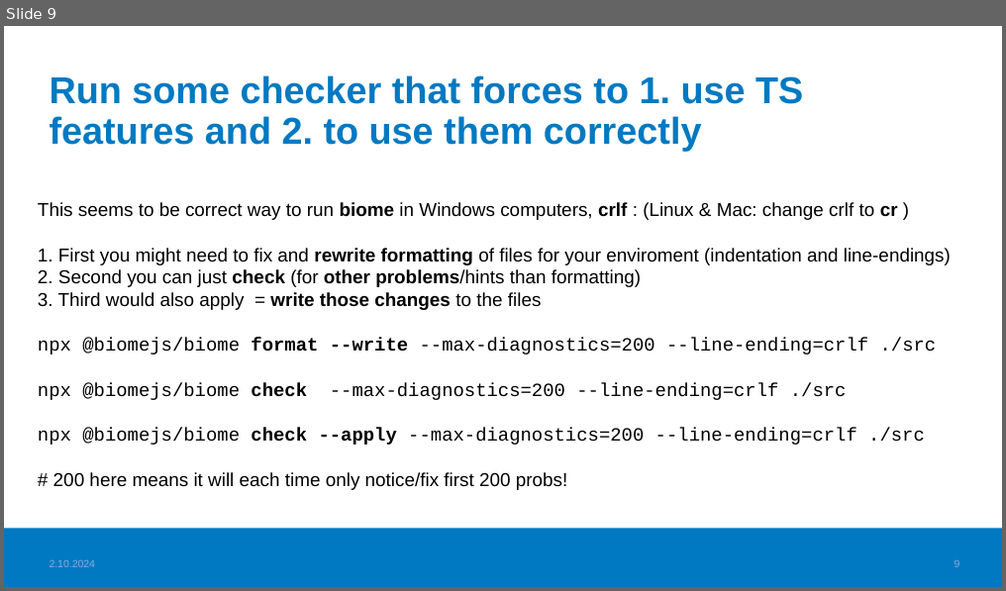
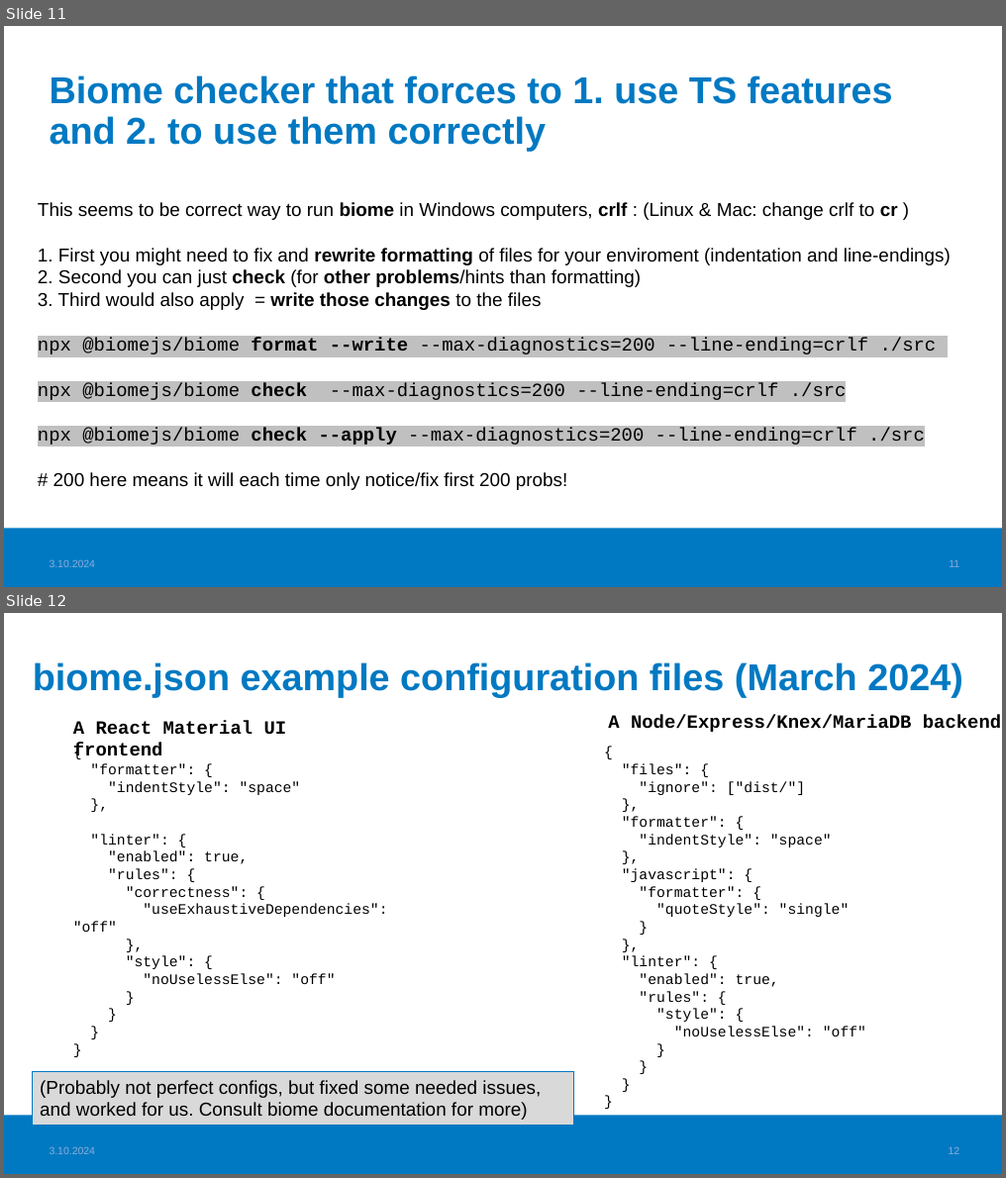
Before and after one commit to valju/JS_ES_Features, a slide deck: TS_basics/TypeScript_usage_understood.pptx. Shown one above the other, each under a label of ours: slide 9 before the commit, slides 11 and 12 after it. The pictures are 1006x591 and 1006x1178 pixels, drawn with LibreOffice and Linux fonts; fonts in the diff are those of the drawing; background and template pictures are left out. Boxes give left, top, right and bottom in pixels: in the first picture for what was removed or moved away, otherwise in the second. Text is boxed around its words. In the diff, an @@ line names an element or a change of style, - is before the commit and + after.

```diff
--- a/TS_basics/TypeScript_usage_understood.pptx
+++ b/TS_basics/TypeScript_usage_understood.pptx
@@ slide 12 added at <box>4,613,1002,1174</box>, background #FFFFFF; not listed: 1 template element that a slide beside it also shows @@
@@ title added at <box>33,663,963,698</box>, 36 pt, text #0079C2, bold @@
+biome.json example configuration files (March 2024)
@@ text added at <box>73,721,287,760</box>, 18 pt, text #000000, bold @@
+A React Material UI frontend
@@ text added at <box>608,714,1001,732</box>, 18 pt, text #000000, bold @@
+A Node/Express/Knex/MariaDB backend
@@ text added at <box>73,763,387,984</box>, 14 pt, text #000000 @@
+{
+"formatter": {
+"indentStyle": "space"
+},
+"linter": {
+"enabled": true,
+"rules": {
+"correctness": {
+"useExhaustiveDependencies": "off"
+},
+"style": {
+"noUselessElse": "off"
+}
+}
+}
+}
@@ text added at <box>622,763,866,1037</box>, 14 pt, text #000000 @@
+{
+"files": {
+"ignore": ["dist/"]
+},
+"formatter": {
+"indentStyle": "space"
+},
+"javascript": {
+"formatter": {
+"quoteStyle": "single"
+}
+},
+"linter": {
+"enabled": true,
+"rules": {
+"style": {
+"noUselessElse": "off"
+}
+}
+}
+}
@@ rectangle added at <box>33,1072,573,1125</box>, fill #D9D9D9, outline #0079C2 0.75 pt, 18 pt, text #000000 @@
+(Probably not perfect configs, but fixed some needed issues, and worked for us. Consult biome documentation for more)
@@ text added at <box>50,1147,96,1155</box>, 10 pt, text #8BADDC @@
+3.10.2024
@@ page number added at <box>948,1148,960,1155</box>, 10 pt, text #8BADDC @@
+12
@@ what was slide 9 is now slide 11 @@
@@ slide 11 changed as well @@
@@ title at <box>50,76,893,152</box>: text changed @@
-Run some checker that forces to 1. use TS features and 2. to use them correctly
+Biome checker that forces to 1. use TS features and 2. to use them correctly
@@ text at <box>38,338,937,445</box>: highlight none to #C0C0C0 in "npx @biomejs/biome format --write --max-diagnostics=200 --li ...", "npx @biomejs/biome check --max-diagnostics=200 --line-ending ...", "npx @biomejs/biome check --apply --max-diagnostics=200 --lin ..." @@
@@ page number at <box>948,561,959,568</box>: text changed @@
-9
+11
```
Also in this commit, not shown: 11 other slides changed, 1 other slide added, 2 other files.
